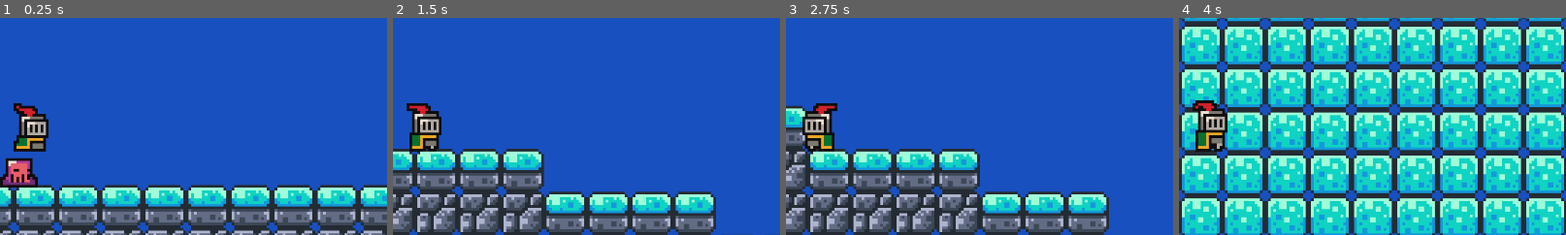
Above: before the commit, frames 1-4 (left to right).
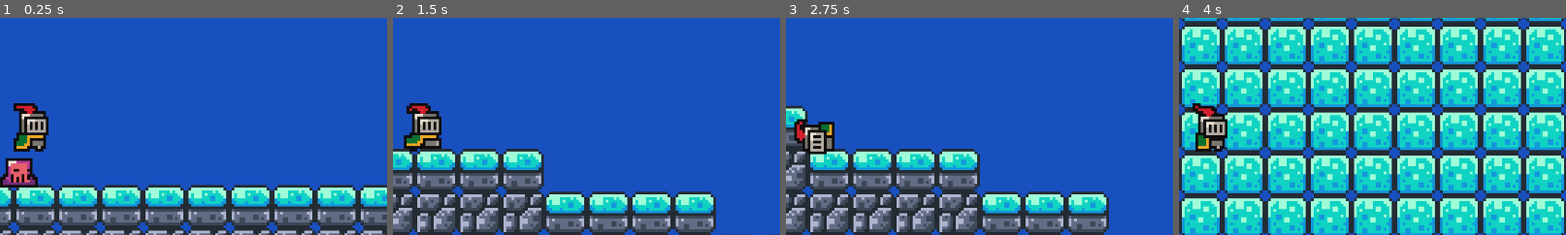
Above: after the commit, the same moments.

Repository: mproyyan/coin-hunter
Game: Godot game, scene res://scenes/game.tscn
The game is run twice, just before and just after one commit, with the same random seed, the same clock (stepped at 60 frames per second) and the same inputs.
Inputs:
- Up to frame 1 (0.25 s): no input
- Up to frame 2 (1.5 s): tap Enter (ui_accept) at 0.5 s; hold Right (ui_right) from 0.53 s (still down); tap R (rollin) at 0.6 s; tap Space (jump) at 0.77, 0.8, 1.07, 1.35 s
- Up to frame 3 (2.75 s): tap Space (jump) at 1.52, 1.82, 2.3 s; tap R (rollin) at 1.55, 2.1 s; release Right (ui_right) at 2.03 s; hold Left (ui_left) from 2.03 s (still down)
- Up to frame 4 (4 s): release Left (ui_left) at 2.78 s; hold Right (ui_right) from 2.78 s (still down); tap Down (squat) at 2.85 s; tap Space (jump) at 3.02, 3.32, 3.77, 3.8 s; tap R (rollin) at 3.05, 3.6 s
The pictures show only the part of the screen within x 46-96%, y 27-77%; the shares and areas given below are measured in that part.

The runs differ from the first frame. In frame 1, 0.9% of the frame differs, in the area x 3-13%, y 39-62%; in frame 2, 0.4%; in frame 3, 1.8%, in the area x 2-14%, y 39-63%; in frame 4, 0.9%.

Commit message:
Create function to play animation based on state

Diff:
--- a/scenes/player.tscn
+++ b/scenes/player.tscn
@@ -1,10 +1,26 @@
-[gd_scene load_steps=47 format=3 uid="uid://in6peqhwl4ah"]
+[gd_scene load_steps=51 format=3 uid="uid://in6peqhwl4ah"]
 
 [ext_resource type="Texture2D" uid="uid://dw50l6efpflr8" path="res://assets/sprites/knight.png" id="1_5h8oi"]
 [ext_resource type="Script" path="res://scripts/player.gd" id="1_wkr1s"]
 [ext_resource type="AudioStream" uid="uid://bfadimgt4cp8" path="res://assets/sounds/jump.wav" id="3_lp2qg"]
 [ext_resource type="AudioStream" uid="uid://bn675hl6ba1h3" path="res://assets/sounds/hurt.wav" id="4_5bl7x"]
 
+[sub_resource type="AtlasTexture" id="AtlasTexture_ibfq8"]
+atlas = ExtResource("1_5h8oi")
+region = Rect2(0, 224, 32, 32)
+
+[sub_resource type="AtlasTexture" id="AtlasTexture_v2f1c"]
+atlas = ExtResource("1_5h8oi")
+region = Rect2(32, 224, 32, 32)
+
+[sub_resource type="AtlasTexture" id="AtlasTexture_p23sd"]
+atlas = ExtResource("1_5h8oi")
+region = Rect2(64, 224, 32, 32)
+
+[sub_resource type="AtlasTexture" id="AtlasTexture_huh2f"]
+atlas = ExtResource("1_5h8oi")
+region = Rect2(96, 224, 32, 32)
+
 [sub_resource type="AtlasTexture" id="AtlasTexture_t3ky5"]
 atlas = ExtResource("1_5h8oi")
 region = Rect2(0, 192, 32, 32)
@@ -165,6 +181,23 @@
 animations = [{
 "frames": [{
 "duration": 1.0,
+"texture": SubResource("AtlasTexture_ibfq8")
+}, {
+"duration": 1.0,
+"texture": SubResource("AtlasTexture_v2f1c")
+}, {
+"duration": 1.0,
+"texture": SubResource("AtlasTexture_p23sd")
+}, {
+"duration": 1.0,
+"texture": SubResource("AtlasTexture_huh2f")
+}],
+"loop": false,
+"name": &"die",
+"speed": 10.0
+}, {
+"frames": [{
+"duration": 1.0,
 "texture": SubResource("AtlasTexture_t3ky5")
 }, {
 "duration": 1.0,
@@ -203,9 +236,6 @@
 }, {
 "duration": 1.0,
 "texture": SubResource("AtlasTexture_qytlu")
-}, {
-"duration": 1.0,
-"texture": SubResource("AtlasTexture_rmk6x")
 }],
 "loop": false,
 "name": &"jump",
@@ -325,10 +355,8 @@
 
 [node name="AnimatedSprite2D" type="AnimatedSprite2D" parent="."]
 sprite_frames = SubResource("SpriteFrames_6r76w")
-animation = &"hurt"
+animation = &"jump"
 autoplay = "idle"
-frame = 3
-frame_progress = 1.0
 
 [node name="CollisionShape2D" type="CollisionShape2D" parent="."]
 position = Vector2(0, 4.5)
--- a/scripts/player.gd
+++ b/scripts/player.gd
@@ -30,6 +30,8 @@
 	# As good practice, you should replace UI actions with custom gameplay actions.
 	var direction := Input.get_axis("ui_left", "ui_right")
 
+	play_animation(direction)
+
 	change_direction_state(direction)
 
 	rollin()
@@ -57,6 +59,21 @@
 			velocity.x = move_toward(velocity.x, 0, SPEED)
 
 	move_and_slide()
+
+func play_animation(direction: int):
+	if Global.player_alive:
+		if rollin_in_progress:
+			animated_sprite.play("rollin")
+		elif not is_on_floor():
+			animated_sprite.play("jump")
+		elif knockback_in_progress:
+			animated_sprite.play("knockback")
+		elif direction > 0 or direction_state < 0:
+			animated_sprite.play("run")
+		elif direction == 0:
+			animated_sprite.play("idle")
+	elif not Global.player_alive:
+		animated_sprite.play("die")
 
 func change_direction_state(direction: int):
 	if direction == 1:
